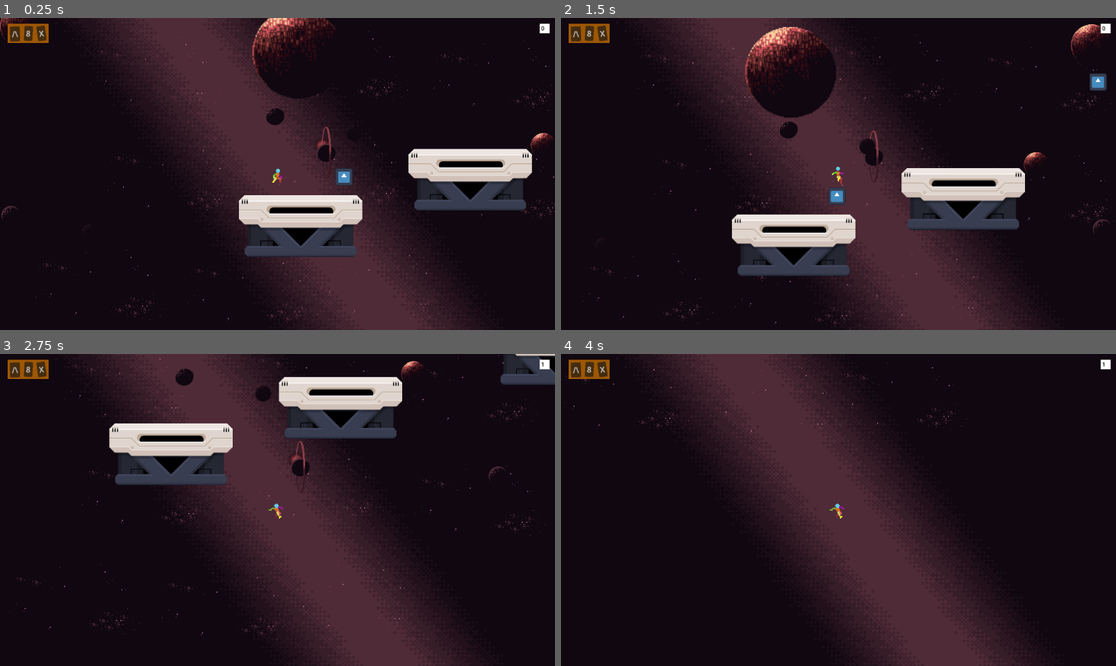
Above: before the commit, frames 1-4 (two rows, left to right).
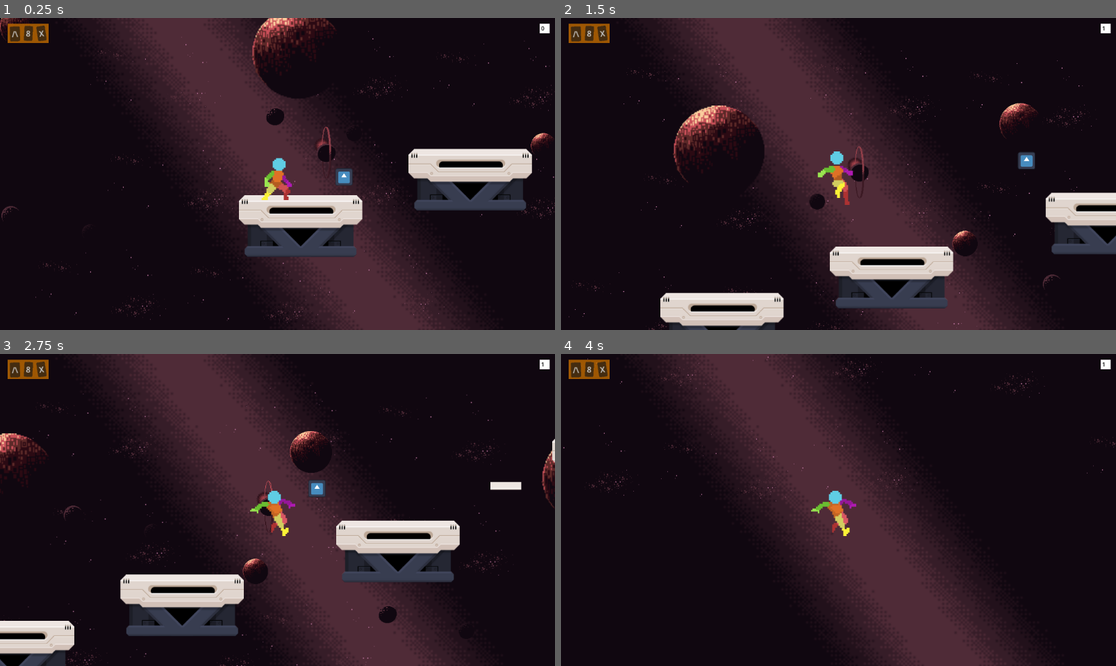
Above: after the commit, the same moments.

Repository: StevenPartridge/starduds
Game: Godot game, scene res://scenes/platformer/level1.tscn
The game is run twice, just before and just after one commit, with the same random seed, the same clock (stepped at 60 frames per second) and the same inputs. This scene is started directly instead of the project's main scene. The engine's default icon, where the game draws it, is replaced by a stand-in: a white triangle on a blue panel in a dark square.
Inputs:
- Up to frame 1 (0.25 s): no input
- Up to frame 2 (1.5 s): hold Shift (Sprint) 0.53-1.28 s; hold D (MoveRight) from 0.53 s (still down); tap Space (Jump) at 0.77 s; tap S (Crouch) at 1.35 s
- Up to frame 3 (2.75 s): tap Space (Jump) at 1.52 s; tap Shift (Sprint) at 1.55, 2.3 s; release D (MoveRight) at 2.03 s; hold A (MoveLeft) from 2.03 s (still down); hold E (Interact) from 2.03 s (still down)
- Up to frame 4 (4 s): release A (MoveLeft) at 2.78 s; release E (Interact) at 2.78 s; hold D (MoveRight) from 2.78 s (still down); tap Shift (Sprint) at 2.85 s; tap Space (Jump) at 3.02, 3.77 s; hold Shift (Sprint) from 3.53 s (still down)

The runs differ from the first frame. In frame 1, 0.6% of the frame differs, in the area x 0-99%, y 0-68%; in frame 2, 23%, in the area x 1-100%, y 2-100%; in frame 3, 20%; in frame 4, 0.7%.

Commit message:
Adds a teleport portal

Diff:
--- a/src/Manny5/Manny5.gd
+++ b/src/Manny5/Manny5.gd
@@ -7,9 +7,19 @@
 	DOUBLEJUMP
 }
 
+enum Direction {
+	LEFT,
+	RIGHT,
+	UP,
+	DOWN
+}
 @onready var anim = $AnimatedSprite2D
+@onready var animation_player = $AnimationPlayer
 @onready var ray_cast_2d_right = $RayCast2DRight
-@onready var ray_cast_2d_2_left = $RayCast2D2Left
+@onready var ray_cast_2d_left = $RayCast2DLeft
+@onready var ray_cast_2d_right_ankle = $RayCast2DRightAnkle
+@onready var ray_cast_2d_left_ankle = $RayCast2DLeftAnkle
+
 @onready var pin_joint_2d = $PinJoint2D
 
 @onready var fsm = $FiniteStateMachine
@@ -22,7 +32,7 @@
 @onready var state_land = $FiniteStateMachine/StateLand
 @onready var state_crouch = $FiniteStateMachine/StateCrouch
 @onready var state_push_pull_idle = $FiniteStateMachine/StatePushPullIdle
-@onready var coins_ui = $Camera2D/CoinsUI
+@export var coins_ui: Control
 
 
 var player_inventory: Inventory = preload("res://scenes/platformer/inventory/PlayerInventory.tres")
@@ -51,12 +61,38 @@
 
 func get_collider():
 	var right = ray_cast_2d_right.get_collider()
-	var left = ray_cast_2d_2_left.get_collider()
+	var left = ray_cast_2d_left.get_collider()
 	if right:
 		return right
 	if left:
 		return left
 
+func get_ankle_collider():
+	var right = ray_cast_2d_right_ankle.get_collider()
+	var left = ray_cast_2d_left_ankle.get_collider()
+	if right:
+		return right
+	if left:
+		return left
+
+func get_ankle_collider_direction():
+	var right = ray_cast_2d_right_ankle.get_collider()
+	var left = ray_cast_2d_left_ankle.get_collider()
+	if right and !left:
+		return Direction.RIGHT
+	if left and !right:
+		return Direction.LEFT
+
+func should_nudge() -> bool:
+	var direction = get_enum_direction()
+	var nudge_direction = get_ankle_collider_direction()
+	if (nudge_direction == null or direction == null) or direction != nudge_direction:
+		return false
+	var ankle_collider = get_ankle_collider()
+	var mid_collider = get_collider()
+	if !mid_collider and ankle_collider and ankle_collider.is_in_group("World"):
+		return true
+	return false
 
 func get_is_grab_allowed():
 	var collider = get_collider()
@@ -78,6 +114,19 @@
 	if Input.is_action_pressed("MoveRight"):
 		direction += 1
 	return direction
+
+func get_enum_direction():
+	var direction = 0
+	if Input.is_action_pressed("MoveLeft"):
+		direction -= 1
+	if Input.is_action_pressed("MoveRight"):
+		direction += 1
+
+	if direction > 0:
+		return Direction.RIGHT
+	elif direction < 0:
+		return Direction.LEFT
+
 
 const WALL_JUMP_DELAY = 0.5
 const DOUBLE_JUMP_DELAY = 0.2
@@ -138,3 +187,13 @@
 		if item.name == "Coin":
 			item.count += 1
 			coins_ui.update_value(str(item.count))
+
+func some_function():
+	print("start")
+	await get_tree().create_timer(1.0).timeout
+	print("end")
+
+func teleport_to(location: String) -> void:
+	animation_player.play("teleport")
+	await get_tree().create_timer(0.4).timeout
+	SceneManager.SwitchScene(location)
--- a/src/Manny5/Manny5.tscn
+++ b/src/Manny5/Manny5.tscn
@@ -1195,8 +1195,28 @@
 "speed": 10.0
 }]
 
-[sub_resource type="RectangleShape2D" id="RectangleShape2D_qwn2m"]
-size = Vector2(37.3967, 60.2271)
+[sub_resource type="RectangleShape2D" id="RectangleShape2D_q38nc"]
+size = Vector2(20.6492, 16.9293)
+
+[sub_resource type="Animation" id="Animation_ldjgn"]
+resource_name = "teleport"
+tracks/0/type = "value"
+tracks/0/imported = false
+tracks/0/enabled = true
+tracks/0/path = NodePath("AnimatedSprite2D:scale")
+tracks/0/interp = 1
+tracks/0/loop_wrap = true
+tracks/0/keys = {
+"times": PackedFloat32Array(0, 1),
+"transitions": PackedFloat32Array(1, 1),
+"update": 0,
+"values": [Vector2(3.34508, 3.34508), Vector2(0, 0)]
+}
+
+[sub_resource type="AnimationLibrary" id="AnimationLibrary_koeh0"]
+_data = {
+"teleport": SubResource("Animation_ldjgn")
+}
 
 [node name="Manny5" type="CharacterBody2D"]
 z_index = 2
@@ -1205,16 +1225,17 @@
 inventory = ExtResource("2_h800n")
 
 [node name="AnimatedSprite2D" type="AnimatedSprite2D" parent="."]
+z_index = 2
 texture_filter = 1
-scale = Vector2(1.0975, 1.0975)
+scale = Vector2(3.34508, 3.34508)
 sprite_frames = SubResource("SpriteFrames_xn0fi")
 animation = &"InteractionPush"
 autoplay = "Idle"
 
 [node name="CollisionShape2D" type="CollisionShape2D" parent="."]
-position = Vector2(0.5, 7.43456)
-scale = Vector2(0.71116, 0.441949)
-shape = SubResource("RectangleShape2D_qwn2m")
+position = Vector2(1.62176, 15.1194)
+scale = Vector2(3.45602, 3.45602)
+shape = SubResource("RectangleShape2D_q38nc")
 
 [node name="FiniteStateMachine" type="Node" parent="." node_paths=PackedStringArray("state")]
 script = ExtResource("20_c3lht")
@@ -1266,10 +1287,25 @@
 manny = NodePath("../..")
 
 [node name="RayCast2DRight" type="RayCast2D" parent="."]
-target_position = Vector2(32, 0)
-
-[node name="RayCast2D2Left" type="RayCast2D" parent="."]
-target_position = Vector2(-31, 0)
+position = Vector2(1, 17)
+target_position = Vector2(70, 0)
+
+[node name="RayCast2DLeft" type="RayCast2D" parent="."]
+position = Vector2(1, 17)
+target_position = Vector2(-70, 0)
+
+[node name="RayCast2DRightAnkle" type="RayCast2D" parent="."]
+position = Vector2(0, 39)
+target_position = Vector2(55, 0)
+
+[node name="RayCast2DLeftAnkle" type="RayCast2D" parent="."]
+position = Vector2(0, 39)
+target_position = Vector2(-55, 0)
 
 [node name="PinJoint2D" type="PinJoint2D" parent="."]
 node_a = NodePath("..")
+
+[node name="AnimationPlayer" type="AnimationPlayer" parent="."]
+libraries = {
+"": SubResource("AnimationLibrary_koeh0")
+}
--- a/src/Manny5/States/StateJump.gd
+++ b/src/Manny5/States/StateJump.gd
@@ -30,7 +30,7 @@
 
 func handle_horizontal_movement():
 	if manny.get_input_direction() > 0:
-		manny.velocity.x = lerp(manny.velocity.x, manny.get_input_direction() * manny.SPEED, 0.05)
+		manny.velocity.x = lerp(manny.velocity.x, manny.get_input_direction() * manny.SPEED, 0.4)
 	else:
 		manny.velocity.x = manny.velocity.x
 #	var direction = manny.get_input_direction()
--- a/src/Manny5/States/StateWalk.gd
+++ b/src/Manny5/States/StateWalk.gd
@@ -19,15 +19,20 @@
 	if !manny.is_on_floor():
 		animator.pause()
 	if Input.is_action_pressed("Sprint"):
-		if manny.is_on_floor():
+		if manny.should_nudge():
+			manny.velocity.y = -300
+		if manny.is_on_floor() or manny.should_nudge():
 			animator.play("Run")
 		manny.velocity.x = manny.get_input_direction() * manny.SPEED_SPRINT
 	else:
-		if manny.is_on_floor():
+		if manny.should_nudge():
+			manny.velocity.y = -200
+		if manny.is_on_floor() or manny.should_nudge():
 			animator.play("Walk")
 		manny.velocity.x = manny.get_input_direction() * manny.SPEED
 	if manny.get_input_direction() > 0:
 		animator.flip_h = false
 	else:
 		animator.flip_h = true
+
 	manny.move_and_slide()
--- a/src/scenes/platformer/level1.tscn
+++ b/src/scenes/platformer/level1.tscn
@@ -7,7 +7,7 @@
 [ext_resource type="PackedScene" uid="uid://c3brynygnrcva" path="res://scenes/platformer/inventory/coins_ui.tscn" id="4_07w0q"]
 [ext_resource type="PackedScene" uid="uid://b8871b365l135" path="res://scenes/extras/Nav.tscn" id="5_jw8ua"]
 
-[node name="level1" type="TileMap"]
+[node name="level1" type="TileMap" groups=["World"]]
 position = Vector2(-24, -16)
 tile_set = ExtResource("1_gsuyr")
 format = 2
@@ -59,9 +59,15 @@
 [node name="Coin10" parent="CanvasGroup" instance=ExtResource("2_8vogx")]
 position = Vector2(5160, -26)
 
-[node name="Manny5" parent="." instance=ExtResource("3_vfl6x")]
+[node name="Manny5" parent="." node_paths=PackedStringArray("coins_ui") instance=ExtResource("3_vfl6x")]
 z_index = 7
 position = Vector2(160, 448)
+coins_ui = NodePath("Camera2D/CoinsUI")
+SPEED = 250.0
+SPEED_SPRINT = 500.0
+SPEED_PUSH_PULL = 200.0
+JUMP_VELOCITY = -700.0
+DECELERATION = 0.1
 
 [node name="ParalaxSpaceBackground" parent="Manny5" instance=ExtResource("3_pd8w6")]
 
--- /dev/null
+++ b/src/scenes/platformer/portal.gd
@@ -0,0 +1,18 @@
+extends Node2D
+
+@export var teleport_to: String = "Main"
+
+# Called when the node enters the scene tree for the first time.
+func _ready():
+	pass # Replace with function body.
+
+
+# Called every frame. 'delta' is the elapsed time since the previous frame.
+func _process(_delta):
+	pass
+
+
+func _on_body_entered(body):
+	if body.has_method("teleport_to"):
+		body.teleport_to(teleport_to)
+		queue_free()
--- /dev/null
+++ b/src/scenes/platformer/portal.tscn
@@ -0,0 +1,89 @@
+[gd_scene load_steps=8 format=3 uid="uid://bc7456s2uhxy1"]
+
+[ext_resource type="Script" path="res://scenes/platformer/portal.gd" id="1_wchdk"]
+[ext_resource type="Texture2D" uid="uid://c1m8r7lpvt4un" path="res://assets/animations/portals/portal5_spritesheet.png" id="2_d4amx"]
+
+[sub_resource type="CircleShape2D" id="CircleShape2D_g68e3"]
+radius = 49.0102
+
+[sub_resource type="AtlasTexture" id="AtlasTexture_qeadx"]
+atlas = ExtResource("2_d4amx")
+region = Rect2(0, 0, 32, 32)
+
+[sub_resource type="SpriteFrames" id="SpriteFrames_0uf63"]
+animations = [{
+"frames": [{
+"duration": 1.0,
+"texture": SubResource("AtlasTexture_qeadx")
+}],
+"loop": true,
+"name": &"default",
+"speed": 5.0
+}]
+
+[sub_resource type="Animation" id="Animation_rwi1g"]
+resource_name = "pulse"
+length = 4.0
+loop_mode = 1
+tracks/0/type = "value"
+tracks/0/imported = false
+tracks/0/enabled = true
+tracks/0/path = NodePath(".:scale")
+tracks/0/interp = 1
+tracks/0/loop_wrap = true
+tracks/0/keys = {
+"times": PackedFloat32Array(0, 1, 2, 3, 4),
+"transitions": PackedFloat32Array(1, 1, 1, 1, 1),
+"update": 0,
+"values": [Vector2(4, 4), Vector2(4.4, 4.4), Vector2(4.8, 4.8), Vector2(4.4, 4.4), Vector2(4, 4)]
+}
+tracks/1/type = "value"
+tracks/1/imported = false
+tracks/1/enabled = true
+tracks/1/path = NodePath(".:rotation")
+tracks/1/interp = 1
+tracks/1/loop_wrap = true
+tracks/1/keys = {
+"times": PackedFloat32Array(0, 1, 2, 3, 4),
+"transitions": PackedFloat32Array(1, 1, 1, 1, 1),
+"update": 0,
+"values": [0.174533, 0.0, -0.174533, 0.0, 0.174533]
+}
+tracks/2/type = "value"
+tracks/2/imported = false
+tracks/2/enabled = true
+tracks/2/path = NodePath(".:modulate")
+tracks/2/interp = 1
+tracks/2/loop_wrap = true
+tracks/2/keys = {
+"times": PackedFloat32Array(0, 1, 2, 3, 4),
+"transitions": PackedFloat32Array(1, 1, 1, 1, 1),
+"update": 0,
+"values": [Color(0.964706, 0.698039, 0.796078, 1), Color(0.839216, 0.278431, 0.419608, 1), Color(0.0352941, 0.447059, 0.505882, 1), Color(0.764706, 0.196078, 0.458824, 1), Color(0.964706, 0.698039, 0.796078, 1)]
+}
+
+[sub_resource type="AnimationLibrary" id="AnimationLibrary_i11ag"]
+_data = {
+"pulse": SubResource("Animation_rwi1g")
+}
+
+[node name="portal" type="Area2D"]
+script = ExtResource("1_wchdk")
+
+[node name="CollisionShape2D" type="CollisionShape2D" parent="."]
+scale = Vector2(0.88, 1)
+shape = SubResource("CircleShape2D_g68e3")
+
+[node name="AnimatedSprite2D" type="AnimatedSprite2D" parent="."]
+modulate = Color(0.812871, 0.316963, 0.540043, 1)
+rotation = 0.0420318
+scale = Vector2(4.30367, 4.30367)
+sprite_frames = SubResource("SpriteFrames_0uf63")
+frame_progress = 0.54597
+
+[node name="AnimationPlayer" type="AnimationPlayer" parent="AnimatedSprite2D"]
+libraries = {
+"": SubResource("AnimationLibrary_i11ag")
+}
+
+[connection signal="body_entered" from="." to="." method="_on_body_entered"]
Not shown: 1 places in src/Manny5/Manny5.tscn that only renumber resources
Not shown, added: src/assets/animations/portals/Licence & Credits.txt
Binary file added: src/assets/animations/portals/portal1_spritesheet.png
Not shown, added: src/assets/animations/portals/portal1_spritesheet.png.import
Binary file added: src/assets/animations/portals/portal2_spritesheet.png
Not shown, added: src/assets/animations/portals/portal2_spritesheet.png.import
Binary file added: src/assets/animations/portals/portal3_spritesheet.png
Not shown, added: src/assets/animations/portals/portal3_spritesheet.png.import
Binary file added: src/assets/animations/portals/portal4_spritesheet.png
Not shown, added: src/assets/animations/portals/portal4_spritesheet.png.import
Binary file added: src/assets/animations/portals/portal5_spritesheet.png
Not shown, added: src/assets/animations/portals/portal5_spritesheet.png.import
(and 3 more such lines)
